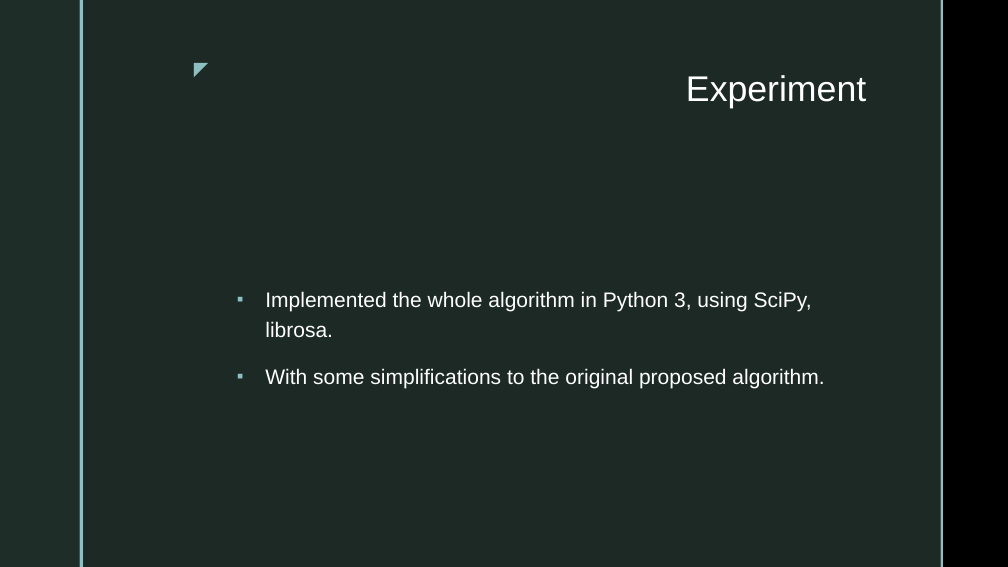
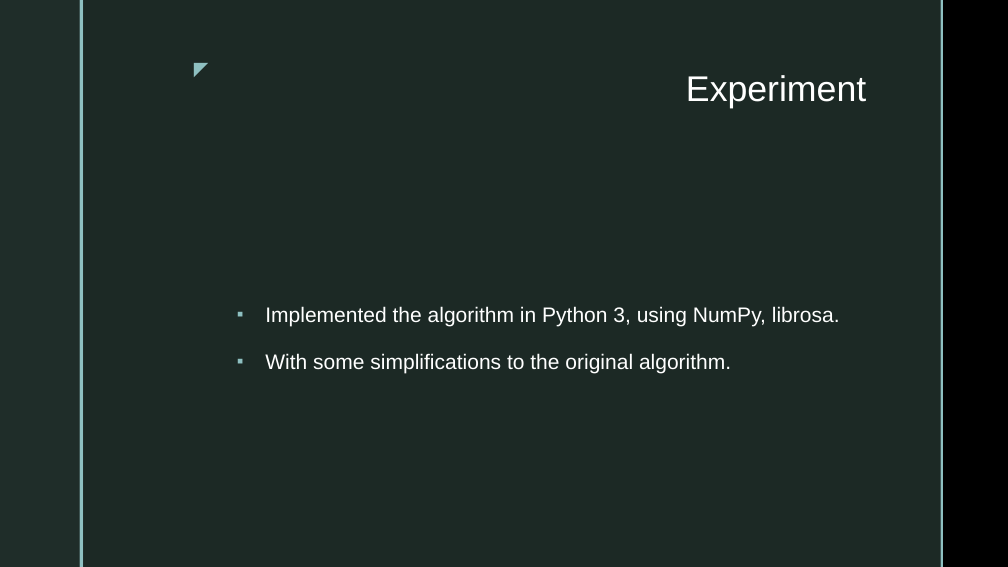
Before and after one commit to Crispher/Speech-Science, a slide deck: slide 14 of Unsupervised Pattern Discovery in Speech.pptx. Drawn at 1008x567 pixels with LibreOffice and Linux fonts; fonts in the diff are those of the drawing; background and template pictures are left out. Boxes give left, top, right and bottom in pixels: in the first picture for what was removed or moved away, otherwise in the second. Text is boxed around its words. In the diff, an @@ line names an element or a change of style, - is before the commit and + after.

```diff
--- a/Unsupervised Pattern Discovery in Speech.pptx
+++ b/Unsupervised Pattern Discovery in Speech.pptx
@@ text at <box>265,306,840,373</box>: text changed @@
-▪ Implemented the whole algorithm in Python 3, using SciPy, librosa.
-▪ With some simplifications to the original proposed algorithm.
+▪ Implemented the algorithm in Python 3, using NumPy, librosa.
+▪ With some simplifications to the original algorithm.
```
Also in this commit, not shown: 2 other slides changed, 4 other files.
